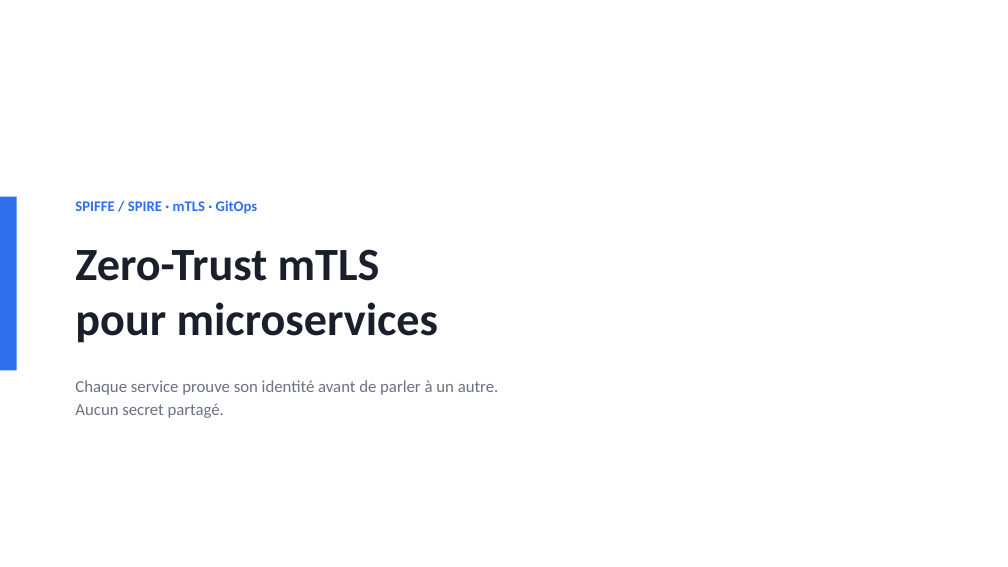
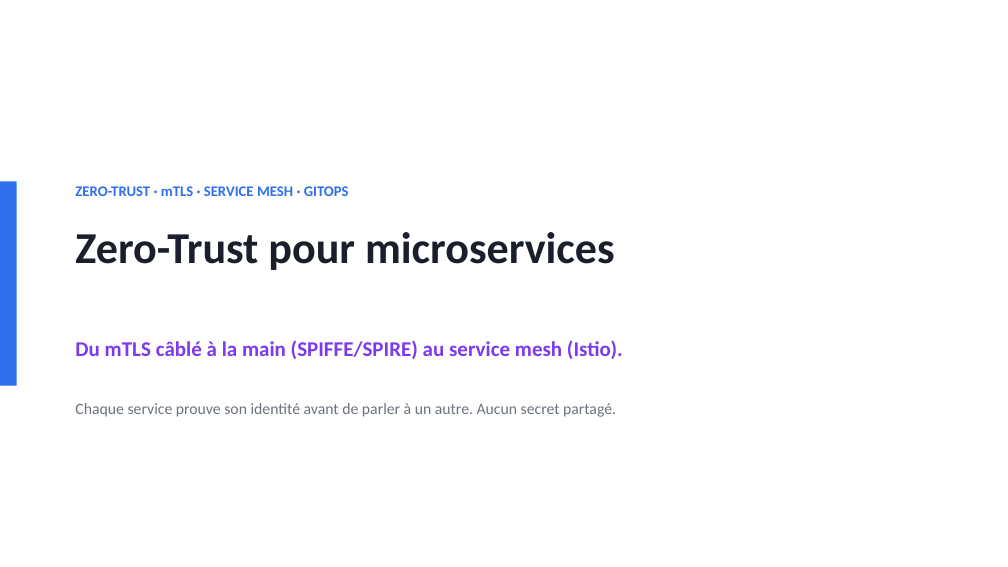
Before and after one commit to Sipixer/SPIRE-DevSecOps, a slide deck: slide 1 of slides/SPIRE-Zero-Trust.pptx. Drawn at 1008x567 pixels with LibreOffice and Linux fonts; fonts in the diff are those of the drawing. Boxes give left, top, right and bottom in pixels: in the first picture for what was removed or moved away, otherwise in the second. Text is boxed around its words. In the diff, an @@ line names an element or a change of style, - is before the commit and + after.

Commit message:
slides: deck réécrit en narratif d'évolution v1 -> v2
- 11 -> 17 slides. Fil rouge : le zero-trust (2 principes) porté
  différemment par les 2 versions.
- V1 (SPIRE manuel) : identité SVID, mTLS+policy en code, Envoy manuel,
  puis une slide 'limites' (charnière).
- V2 (Istio) : bascule (l'app -> le mesh), AuthorizationPolicy déclaratives,
  le 403 démontré, Kiali observable.
- slide comparaison v1 vs v2 (identité/mTLS/autz/observabilité).
- slide accès zero-trust : JIT SSH + Cloudflare Tunnel/Access.
- infra à jour (Istio au lieu de SPIRE dans les slides plateforme/CI).

```diff
--- a/slides/SPIRE-Zero-Trust.pptx
+++ b/slides/SPIRE-Zero-Trust.pptx
@@ rectangle: place and size @@
-rectangle at bbox=[0, 197, 17, 371]
+rectangle at bbox=[0, 181, 17, 386]
@@ text at bbox=[75, 186, 349, 196]: text changed @@
-SPIFFE / SPIRE · mTLS · GitOps
+ZERO-TRUST · mTLS · SERVICE MESH · GITOPS
@@ text at bbox=[75, 232, 615, 270]: text changed; size 44 to 42 pt @@
-Zero-Trust mTLS
-pour microservices
+Zero-Trust pour microservices
@@ text added at bbox=[75, 340, 623, 359], 20 pt, text #7C3AED, bold @@
+Du mTLS câblé à la main (SPIFFE/SPIRE) au service mesh (Istio).
@@ text at bbox=[75, 403, 616, 417]: text changed; size 16 to 15 pt @@
-Chaque service prouve son identité avant de parler à un autre.
-Aucun secret partagé.
+Chaque service prouve son identité avant de parler à un autre. Aucun secret partagé.
```
Also in this commit, not shown: 7 other slides changed, 9 slides added, 3 slides removed, 1 other file.
